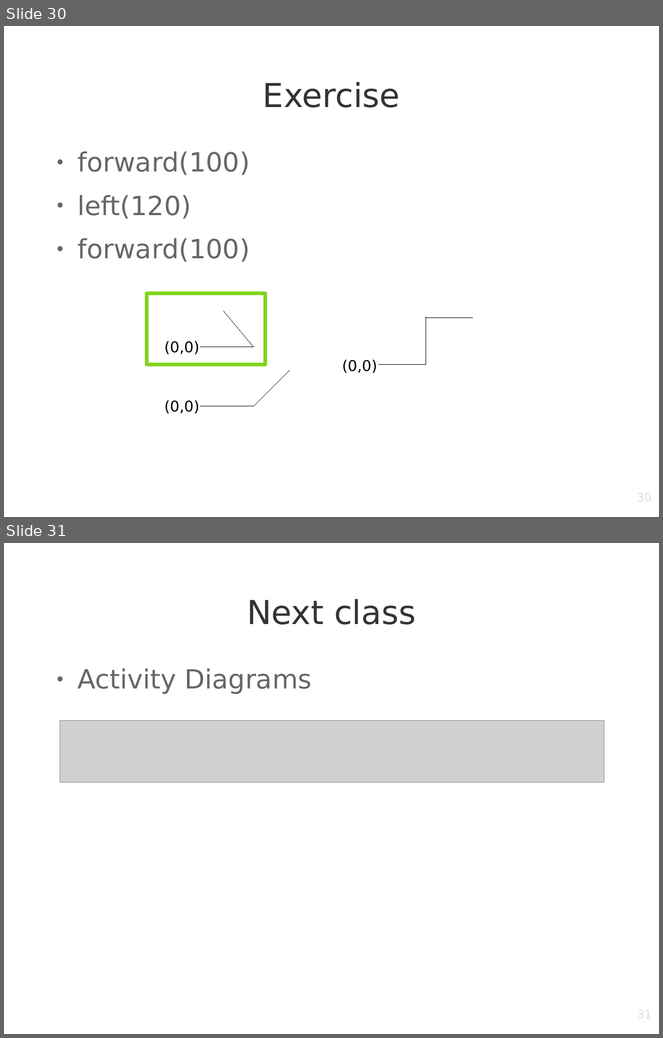
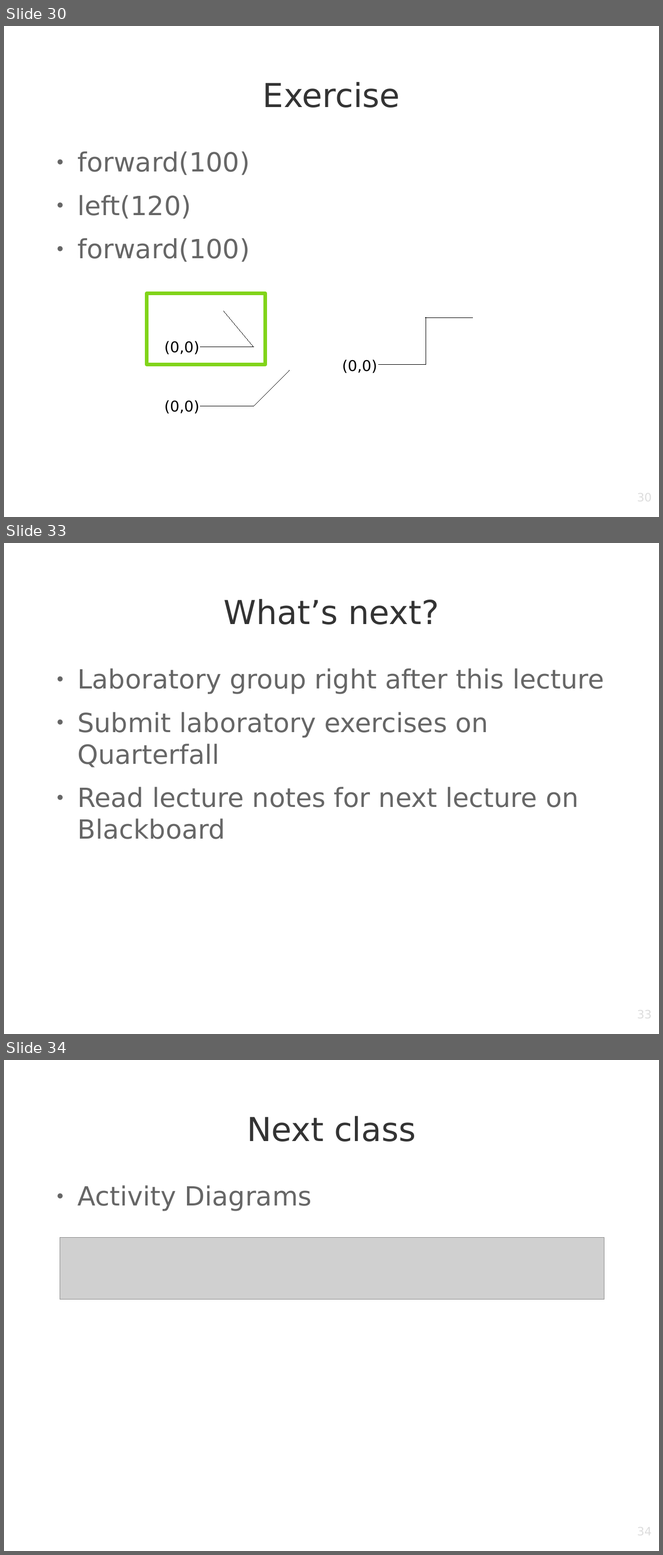
Before and after one commit to annalenalamprecht/CoTaPP, a slide deck: Lecture Notes/01 Computational Thinking Presentation.odp. Shown one above the other, each under a label of ours: slides 30 and 31 before the commit, slides 30, 33 and 34 after it; the slides between them are not shown. The pictures are 663x1038 and 663x1555 pixels, drawn with LibreOffice and Linux fonts; fonts in the diff are those of the drawing; grey boxes stand for pictures; background and template pictures are left out. Boxes give left, top, right and bottom in pixels: in the first picture for what was removed or moved away, otherwise in the second. Text is boxed around its words. In the diff, an @@ line names an element or a change of style, - is before the commit and + after.

Commit message:
added what is next

```diff
--- a/Lecture Notes/01 Computational Thinking Presentation.odp
+++ b/Lecture Notes/01 Computational Thinking Presentation.odp
@@ slide 33 added at <box>4,543,659,1034</box>, background picture (left out) @@
@@ title added at <box>224,599,439,625</box>, 40 pt, text #333333 @@
+What’s next?
@@ text added at <box>78,668,604,839</box>, 32 pt, text #666666 @@
+● Laboratory group right after this lecture
+● Submit laboratory exercises on Quarterfall
+● Read lecture notes for next lecture on Blackboard
@@ page number added at <box>500,1008,652,1034</box>, 14 pt, text #DDDDDD @@
+33
@@ what was slide 31 is now slide 34 @@
@@ page number at <box>500,1525,652,1551</box>: text changed @@
-31
+34
```
Also in this commit, not shown: 2 other slides added.
